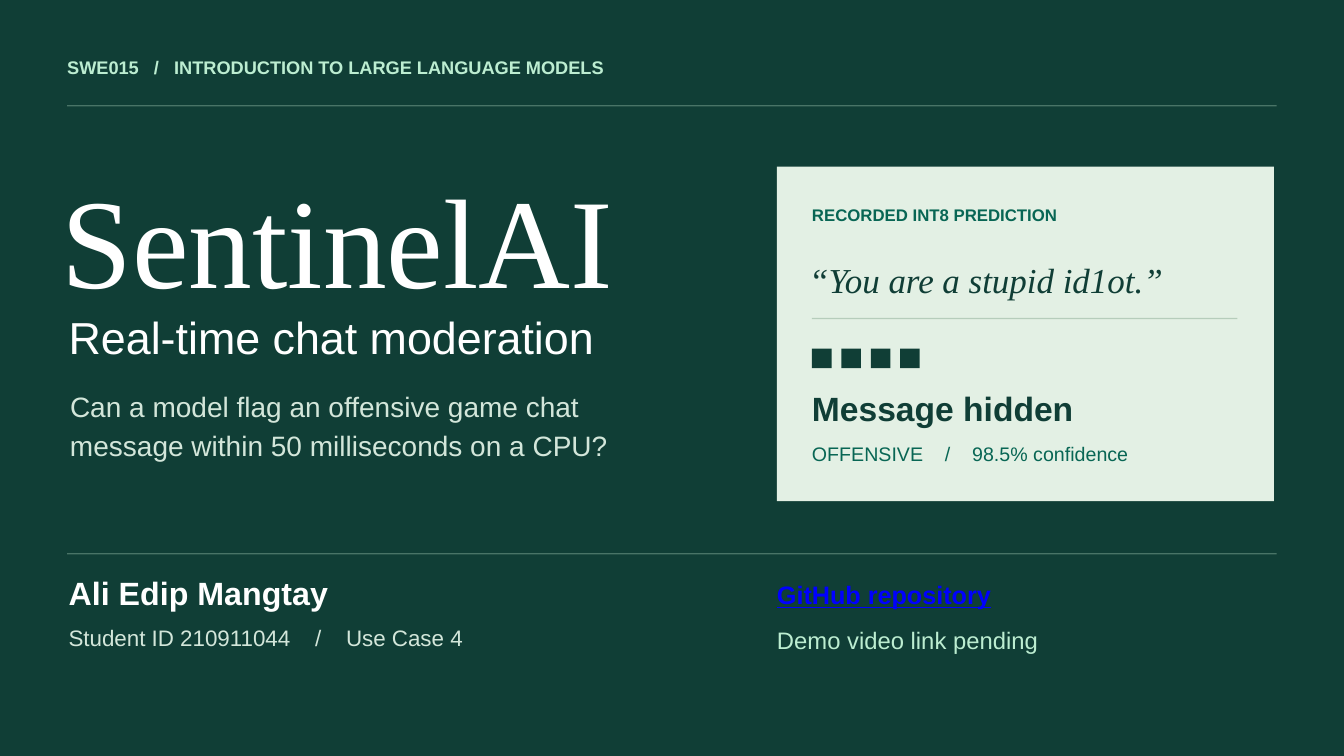
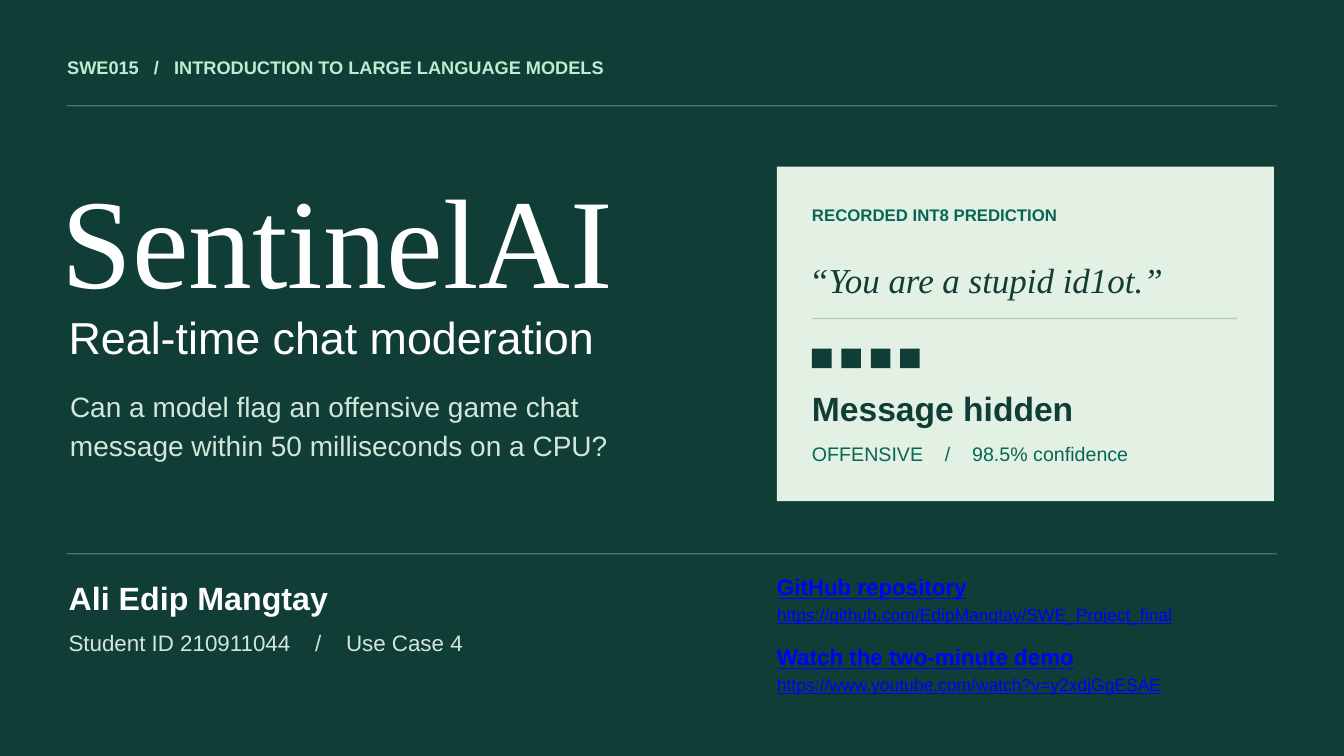
Before and after one commit to EdipMangtay/SWE_Project_final, a slide deck: slide 1 of delivery/SentinelAI_Ali_Edip_Mangtay_210911044.pptx. Drawn at 1344x756 pixels with LibreOffice and Linux fonts; fonts in the diff are those of the drawing. Boxes give left, top, right and bottom in pixels: in the first picture for what was removed or moved away, otherwise in the second. Text is boxed around its words. In the diff, an @@ line names an element or a change of style, - is before the commit and + after.

Commit message:
Add YouTube demo video link to presentation cover, documentation and submission audit

```diff
--- a/delivery/SentinelAI_Ali_Edip_Mangtay_210911044.pptx
+++ b/delivery/SentinelAI_Ali_Edip_Mangtay_210911044.pptx
@@ text "Ali Edip Mangtay": place and size @@
-text "Ali Edip Mangtay" at box(69, 581, 328, 611)
+text "Ali Edip Mangtay" at box(69, 586, 328, 617)
@@ text "GitHub repository" at box(777, 578, 966, 600): size 18 to 16 pt @@
@@ text "Student ID 210911044 / Use ...": place and size @@
-text "Student ID 210911044 / Use ..." at box(69, 629, 462, 646)
+text "Student ID 210911044 / Use ..." at box(69, 634, 462, 651)
@@ text at box(777, 608, 1172, 625): text changed; size 17 to 12.5 pt; text colour #BCEDD1 to #0000FF @@
-Demo video link pending
+https://github.com/EdipMangtay/SWE_Project_final
@@ text added at box(777, 648, 1074, 669), 16 pt, text #0000FF, bold, underline @@
+Watch the two-minute demo
@@ text added at box(777, 678, 1161, 695), 12.5 pt, text #0000FF, underline @@
+https://www.youtube.com/watch?v=y2xdjGgESAE
```
Also in this commit, not shown: 12 other files.
